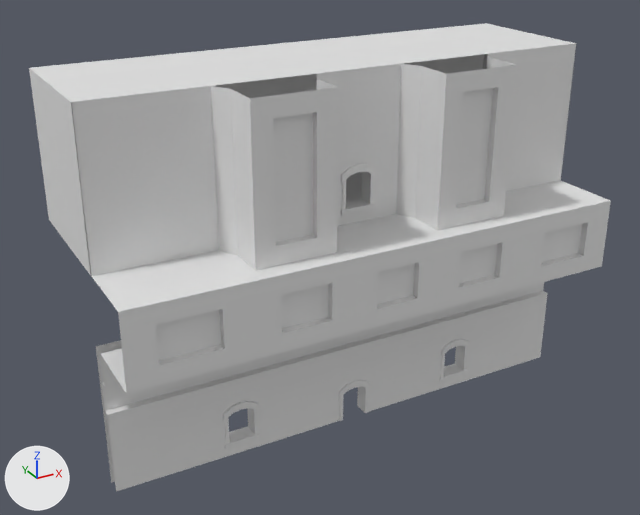
The FBX model Assets/3D Models/Ruins/Ruin_Entrance.fbx: old version first, new version second.
The view is the same before and after, from a 50 mm camera at (6.8, -46.6, 35.1) aimed at (33.7, 2.2, 10.7). The lights are fixed; the arrows at lower left show +X, +Y and +Z. Where no turn or scale is listed for an object, it has been applied to the vertices.

In view in the first picture: 'Ruin_Entrance'.
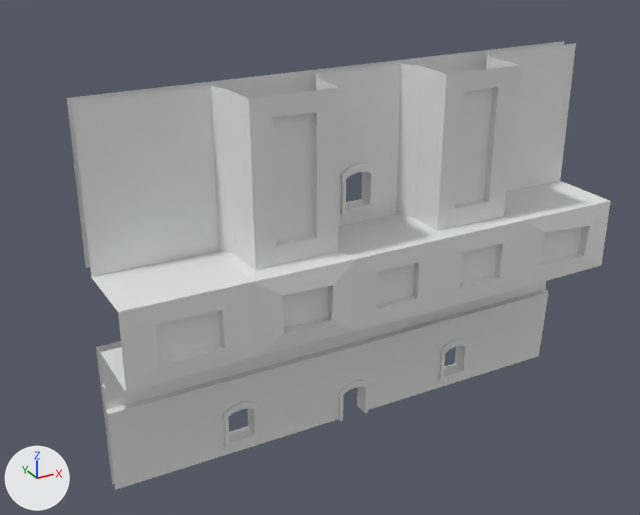
Location of each change, (x1, y1, x2, y2) in pixels of the pictures (640 x 515 px):
'Ruin_Entrance', reshaped (7% narrower)
    before: (29, 23, 611, 492)
    after: (67, 41, 611, 490)

The change in detail:
me_cube is used by ob_ruin_entrance; location (35.0, 0.0, 0.0).
me_cube had 340 vertices, 260 faces and spanned x -17.5..17.5, y -5.5..9.4, z -1.0..24.0.
me_cube now has 340 vertices, 259 faces and spans x -17.5..17.5, y -5.8..0.8, z -1.0..24.0.
Part 1, on me_cube:
8 vertices are removed from x -17.5..17.5, y -0.5..9.4, z 14.1..24.0.
5 faces are deleted.
10 vertices in x -17.5..17.5, y -5.5..0.5, z -1.0..12.7 move by (0.0, -0.2, 0.0).
9 vertices in x -17.5..9.8, y -5.5..0.5, z 1.5..12.7 move by (0.0, -0.1, 0.0).
9 vertices in x -17.5..7.8, y -0.5..0.5, z 1.5..24.0 move by (0.0, 0.1, 0.0).
8 vertices in x -17.5..17.5, y -0.5, z -1.0..0.0 move by (0.0, 0.2, 0.0).
5 vertices in x -17.5..17.5, y -5.5..0.0, z 6.7..9.0 move by (0.0, 0.1, 0.1).
4 vertices in x -17.5..1.0, y -5.5..-0.5, z 4.8..14.0 move by (0.0, 0.1, -0.1).
39 vertices move from x -17.5..17.5, y -5.5..0.0, z 4.7..24.0 to x -17.5..17.5, y -5.8..-0.1, z 4.8..24.0.
8 vertices are added at x -17.5..17.5, y 0.5..0.8, z 14.0..24.0.
4 new faces join them, mat_ruins (its picture is missing).
